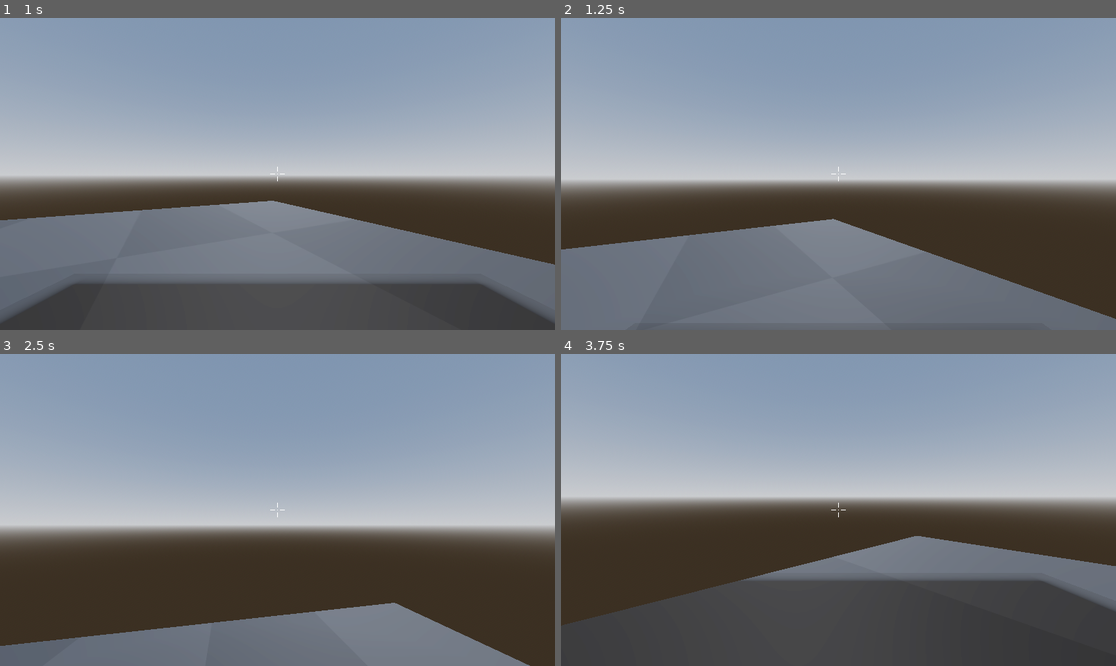
Above: before the commit, frames 1-4 (two rows, left to right).
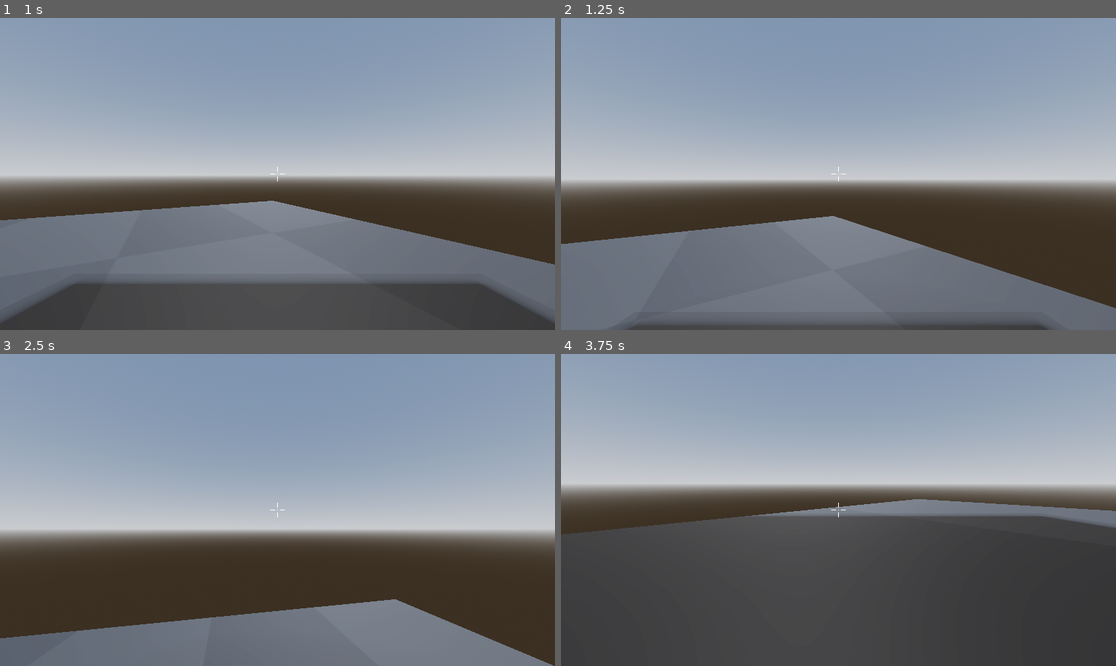
Above: after the commit, the same moments.

Repository: sushisoup867/DTAS-2
Game: Godot game, scene res://scenes/World.tscn
The game is run twice, just before and just after one commit, with the same random seed, the same clock (stepped at 60 frames per second) and the same inputs.
Inputs (mouse positions are in pixels of both pictures, inside the frame that each line leads up to):
- Up to frame 1 (1 s): tap Enter at 0.5 s; move the mouse to (305, 174) at 0.52 s; hold W (move_forward) from 0.53 s (still down); tap Space (jump) at 0.6, 0.77 s
- Up to frame 2 (1.25 s): keep holding W (move_forward); tap Space (jump) at 1.07 s
- Up to frame 3 (2.5 s): keep holding W (move_forward); move the mouse to (249, 510) at 1.27 s; tap Ctrl (slide) at 1.35 s; tap Space (jump) at 1.52, 1.55, 1.82, 2.3 s; move the mouse to (288, 503) at 2.02 s; hold Shift (sprint) from 2.03 s (still down)
- Up to frame 4 (3.75 s): keep holding W (move_forward); move the mouse to (832, 516) at 2.77 s; release Shift (sprint) at 2.78 s; tap Space (jump) at 2.85, 3.02, 3.32 s; move the mouse to (877, 513) at 3.52 s; hold Ctrl (slide) from 3.53 s (still down)

Frame 1 is identical in both runs. In frame 2, 3.5% of the frame differs, in the area x 0-100%, y 63-100%; in frame 3, 5.5%; in frame 4, 31%, in the area x 0-100%, y 42-88%.

Commit message:
rip lmao

Diff:
--- a/dtas-2/scenes/player.tscn
+++ b/dtas-2/scenes/player.tscn
@@ -240,6 +240,34 @@
 "transitions": PackedFloat32Array(1, 1),
 "update": 0,
 "values": [Vector3(0, 1.5, 0), Vector3(0, 1, 0)]
+}
+
+[sub_resource type="Animation" id="Animation_3v2ag"]
+resource_name = "jump_end"
+length = 0.4
+tracks/0/type = "value"
+tracks/0/imported = false
+tracks/0/enabled = true
+tracks/0/path = NodePath("Head:position")
+tracks/0/interp = 1
+tracks/0/loop_wrap = true
+tracks/0/keys = {
+"times": PackedFloat32Array(0, 0.085, 0.4),
+"transitions": PackedFloat32Array(1, 1, 1),
+"update": 0,
+"values": [Vector3(0, 1.5, 0), Vector3(0, 1.45, 0), Vector3(0, 1.5, 0)]
+}
+tracks/1/type = "value"
+tracks/1/imported = false
+tracks/1/enabled = true
+tracks/1/path = NodePath("Head:rotation")
+tracks/1/interp = 1
+tracks/1/loop_wrap = true
+tracks/1/keys = {
+"times": PackedFloat32Array(0, 0.085, 0.4),
+"transitions": PackedFloat32Array(1, 1, 1),
+"update": 0,
+"values": [Vector3(0, 0, 0), Vector3(-0.0698132, 0, 0), Vector3(0, 0, 0)]
 }
 
 [sub_resource type="Animation" id="Animation_d2wvv"]
@@ -270,34 +298,6 @@
 "values": [Vector3(0, 0, 0), Vector3(-0.0349066, 0, 0), Vector3(0, 0, 0)]
 }
 
-[sub_resource type="Animation" id="Animation_3v2ag"]
-resource_name = "jump_end"
-length = 0.4
-tracks/0/type = "value"
-tracks/0/imported = false
-tracks/0/enabled = true
-tracks/0/path = NodePath("Head:position")
-tracks/0/interp = 1
-tracks/0/loop_wrap = true
-tracks/0/keys = {
-"times": PackedFloat32Array(0, 0.085, 0.4),
-"transitions": PackedFloat32Array(1, 1, 1),
-"update": 0,
-"values": [Vector3(0, 1.5, 0), Vector3(0, 1.45, 0), Vector3(0, 1.5, 0)]
-}
-tracks/1/type = "value"
-tracks/1/imported = false
-tracks/1/enabled = true
-tracks/1/path = NodePath("Head:rotation")
-tracks/1/interp = 1
-tracks/1/loop_wrap = true
-tracks/1/keys = {
-"times": PackedFloat32Array(0, 0.085, 0.4),
-"transitions": PackedFloat32Array(1, 1, 1),
-"update": 0,
-"values": [Vector3(0, 0, 0), Vector3(-0.0698132, 0, 0), Vector3(0, 0, 0)]
-}
-
 [sub_resource type="AnimationLibrary" id="AnimationLibrary_ur7pv"]
 _data = {
 &"RESET": SubResource("Animation_smehm"),
--- a/dtas-2/scripts/States/jumping_player_state.gd
+++ b/dtas-2/scripts/States/jumping_player_state.gd
@@ -26,6 +26,7 @@
 	if Input.is_action_just_pressed('jump') and !double_jump:
 		player.velocity.y = double_jump_velocity
 		animation.play('jump_start')
+		double_jump = true
 	if Input.is_action_just_pressed('slide'):
 		player.velocity.y = -75
 
